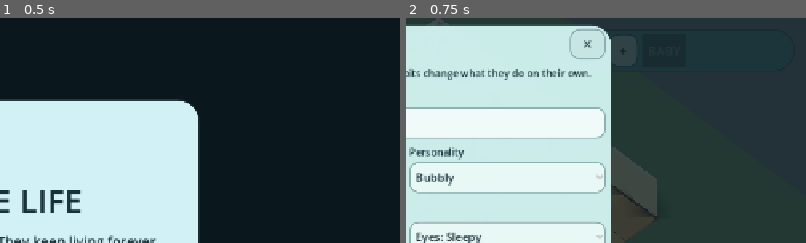
Above: before the commit, frames 1-2 (left to right).
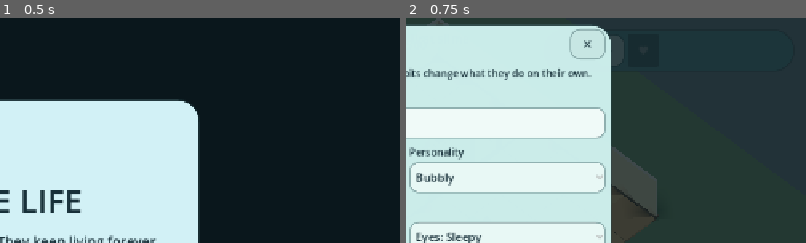
Above: after the commit, the same moments.

Repository: wisteria477/Slime-game
Game: Godot game, scene res://scenes/Main.tscn
Two runs of this game, one before a commit and one after it. Both use one fixed random seed, a clock stepped at 60 frames per second and the inputs below.
Inputs:
- Up to frame 1 (0.5 s): no input
- Up to frame 2 (0.75 s): click "START HOUSE" at 0.5 s
The pictures show only the part of the screen within x 50-100%, y 0-50%; the shares and areas given below are measured in that part.

Frame 1 is identical in both runs. In frame 2, 0.3% of the frame differs, in the area x 51-58%, y 8-22%.

Commit message:
Add contextual interactions action queue urgent needs portraits and live controls

Diff:
--- a/scripts/main.gd
+++ b/scripts/main.gd
@@ -33,6 +33,13 @@
 var needs_profile: Label
 var needs_toggle_button: Button
 var needs_expanded := false
+var urgent_label: Label
+var action_progress_bar: ProgressBar
+var action_queue_row: HBoxContainer
+var last_action_signature := ""
+var context_panel: PanelContainer
+var context_title: Label
+var context_box: VBoxContainer
 var build_button: Button
 var baby_button: Button
 var build_tray: PanelContainer
@@ -138,6 +145,7 @@
     _refresh_needs_values()
     _refresh_money()
     _refresh_life_panel()
+    _refresh_action_strip()
     _tick_status(delta)
 
 func _notification(what: int) -> void:
@@ -255,6 +263,7 @@
             elif price > 0:
                 household.earn(price)
         return
+    _hide_context()
     if _select_slime_from_screen(screen_pos):
         return
     var selected := household.selected_slime()
@@ -262,6 +271,10 @@
         var world = camera_rig.screen_to_ground(screen_pos)
         if world != null:
             var cell := build_system.world_to_cell(world)
+            var item := build_system.furniture_at_cell(cell)
+            if not item.is_empty():
+                _show_object_context(item, screen_pos)
+                return
             if build_system.is_walkable(cell):
                 selected.command_move(cell)
                 _status("%s is going there" % selected.display_name)
@@ -280,9 +293,14 @@
         return false
     var collider = hit.get("collider")
     if collider is SlimeAgent:
-        household.select_slime(collider.slime_id)
-        camera_rig.focus_on(collider.global_position)
-        _status(collider.display_name)
+        var tapped := collider as SlimeAgent
+        var selected := household.selected_slime()
+        if selected != null and tapped != selected:
+            _show_slime_context(tapped, screen_pos)
+        else:
+            household.select_slime(tapped.slime_id)
+            camera_rig.focus_on(tapped.global_position)
+            _show_slime_context(tapped, screen_pos)
         return true
     return false
 
@@ -330,15 +348,15 @@
     day_button.custom_minimum_size = Vector2(230, 68) if portrait else Vector2(210, 62)
     day_button.position = Vector2(18, 18)
 
-    family_panel.offset_left = -520 if portrait else -500
+    family_panel.offset_left = -360 if portrait else -390
     family_panel.offset_right = -18
     family_panel.offset_top = 18
-    family_panel.offset_bottom = 88 if portrait else 88
+    family_panel.offset_bottom = 82 if portrait else 84
 
     money_label.offset_left = -250 if portrait else -220
     money_label.offset_right = 250 if portrait else 220
-    money_label.offset_top = 96 if portrait else 24
-    money_label.offset_bottom = 136 if portrait else 64
+    money_label.offset_top = 88 if portrait else 24
+    money_label.offset_bottom = 126 if portrait else 64
     money_label.add_theme_font_size_override("font_size", 18 if portrait else 20)
 
     needs_panel.offset_left = 24 if portrait else 180
@@ -486,6 +504,35 @@
     needs_profile.add_theme_font_size_override("font_size", 15)
     needs_profile.add_theme_color_override("font_color", Color("24474c"))
     needs_box.add_child(needs_profile)
+
+    urgent_label = Label.new()
+    urgent_label.horizontal_alignment = HORIZONTAL_ALIGNMENT_CENTER
+    urgent_label.add_theme_font_size_override("font_size", 15)
+    urgent_label.add_theme_color_override("font_color", Color("7a2c35"))
+    urgent_label.visible = false
+    needs_box.add_child(urgent_label)
+
+    action_progress_bar = ProgressBar.new()
+    action_progress_bar.min_value = 0
+    action_progress_bar.max_value = 100
+    action_progress_bar.show_percentage = false
+    action_progress_bar.custom_minimum_size = Vector2(0, 8)
+    needs_box.add_child(action_progress_bar)
+
+    action_queue_row = HBoxContainer.new()
+    action_queue_row.alignment = BoxContainer.ALIGNMENT_CENTER
+    action_queue_row.add_theme_constant_override("separation", 5)
+    needs_box.add_child(action_queue_row)
+
+    var speed_row := HBoxContainer.new()
+    speed_row.alignment = BoxContainer.ALIGNMENT_CENTER
+    speed_row.add_theme_constant_override("separation", 5)
+    needs_box.add_child(speed_row)
+    for speed_data in [["Ⅱ", 0.0], ["▶", 1.0], ["▶▶", 2.0], ["▶▶▶", 3.0]]:
+        var speed_button := _button(String(speed_data[0]), _set_speed.bind(float(speed_data[1])), Vector2(72, 38))
+        speed_button.add_theme_font_size_override("font_size", 15)
+        speed_row.add_child(speed_button)
+
     needs_row = GridContainer.new()
     needs_row.columns = 4
     needs_row.visible = false
@@ -544,6 +591,21 @@
     status_label.add_theme_font_size_override("font_size", 20)
     status_label.mouse_filter = Control.MOUSE_FILTER_IGNORE
     root_ui.add_child(status_label)
+
+    context_panel = PanelContainer.new()
+    context_panel.custom_minimum_size = Vector2(250, 0)
+    context_panel.add_theme_stylebox_override("panel", _panel_style(Color(0.88, 0.96, 0.94, 0.985), 24))
+    context_panel.mouse_filter = Control.MOUSE_FILTER_STOP
+    context_panel.visible = false
+    root_ui.add_child(context_panel)
+    context_box = VBoxContainer.new()
+    context_box.add_theme_constant_override("separation", 5)
+    context_panel.add_child(context_box)
+    context_title = _label("Interact")
+    context_title.horizontal_alignment = HORIZONTAL_ALIGNMENT_CENTER
+    context_title.add_theme_font_size_override("font_size", 20)
+    context_box.add_child(context_title)
+
     _refresh_family()
     _refresh_needs_panel()
 
@@ -1433,10 +1495,16 @@
         sim_speed = 0.0
     _status("Paused" if sim_speed == 0.0 else "%dx speed" % int(sim_speed))
 
+func _set_speed(value: float) -> void:
+    sim_speed = value
+    _status("Paused" if sim_speed == 0.0 else "%dx speed" % int(sim_speed))
+
 func _refresh_money() -> void:
     if money_label == null:
         return
-    money_label.text = "◉ %d   ·   Bills %d   ·   %s" % [household.funds, household.bills_due, household.current_lot]
+    money_label.text = "◉ %d" % household.funds
+    if household.bills_due > 0:
+        money_label.text += "   •   Bills %d" % household.bills_due
 
 func _refresh_clock() -> void:
     if day_button == null:
@@ -1460,18 +1528,29 @@
         return
     for child in family_row.get_children():
         child.queue_free()
-    var title := _label("MY SLIMES")
-    title.custom_minimum_size = Vector2(88, 44)
+    var title := _label("FAMILY")
+    title.custom_minimum_size = Vector2(66, 44)
     title.vertical_alignment = VERTICAL_ALIGNMENT_CENTER
+    title.add_theme_font_size_override("font_size", 14)
     family_row.add_child(title)
     for slime in household.slimes:
         var id_value := slime.slime_id
-        var prefix := "• " if slime.age_stage == "baby" else ""
-        var button := _button(prefix + slime.display_name, _select_and_focus.bind(id_value), Vector2(76, 44))
-        button.modulate = slime.slime_color.lightened(0.22)
+        var selected := id_value == household.selected_id
+        var symbol := "◉" if selected else "●"
+        if slime.age_stage == "baby":
+            symbol = "◌" if not selected else "◎"
+        var button := _button(symbol, _select_and_focus.bind(id_value), Vector2(50, 44))
+        button.tooltip_text = slime.display_name
+        button.add_theme_font_size_override("font_size", 27)
+        button.add_theme_color_override("font_color", slime.slime_color.lightened(0.08))
+        if selected:
+            button.add_theme_stylebox_override("normal", _panel_style(Color(0.92, 0.98, 0.95, 1.0), 18))
         family_row.add_child(button)
-    family_row.add_child(_button("+", _open_creator, Vector2(48, 44)))
-    baby_button = _button("BABY", _open_baby, Vector2(70, 44))
+    var add_button := _button("+", _open_creator, Vector2(48, 44))
+    add_button.tooltip_text = "Add slime"
+    family_row.add_child(add_button)
+    baby_button = _button("♥", _open_baby, Vector2(48, 44))
+    baby_button.tooltip_text = "Have a baby slime"
     baby_button.disabled = household.adult_slimes().size() < 2
     family_row.add_child(baby_button)
 
@@ -1529,6 +1608,167 @@
         var bar := needs_row.find_child("Need_%s" % key, true, false)
         if bar is ProgressBar:
             bar.value = float(slime.needs.get(key, 0.0))
+
+func _urgent_need_text(slime: SlimeAgent) -> String:
+    var labels := {
+        "hunger": "Hungry",
+        "energy": "Exhausted",
+        "hygiene": "Needs a bath",
+        "fun": "Needs fun",
+        "social": "Lonely",
+        "comfort": "Uncomfortable",
+        "bladder": "Needs bathroom",
+    }
+    var urgent: Array[String] = []
+    for key in NEEDS:
+        var value := float(slime.needs.get(key, 100.0))
+        if value <= 22.0:
+            urgent.append(String(labels.get(key, key.capitalize())))
+    return " • ".join(urgent)
+
+func _refresh_action_strip() -> void:
+    if action_queue_row == null or action_progress_bar == null:
+        return
+    var slime := household.selected_slime()
+    if slime == null:
+        return
+
+    var urgent := _urgent_need_text(slime)
+    urgent_label.visible = not urgent.is_empty()
+    urgent_label.text = "⚠ " + urgent if not urgent.is_empty() else ""
+
+    action_progress_bar.value = slime.action_progress() * 100.0
+    action_progress_bar.visible = not slime.action_kind.is_empty()
+
+    var queue := slime.player_queue_text()
+    var signature := "%s|%s|%s|%s" % [slime.action_kind, JSON.stringify(queue), slime.emotion, urgent]
+    if signature == last_action_signature:
+        return
+    last_action_signature = signature
+    for child in action_queue_row.get_children():
+        child.queue_free()
+
+    if not slime.action_kind.is_empty():
+        var current_button := _button("✕ " + slime._action_label(slime.action_kind), _cancel_selected_action, Vector2(150, 36))
+        current_button.add_theme_font_size_override("font_size", 13)
+        action_queue_row.add_child(current_button)
+    var queued_index := 0
+    for entry in slime.player_queue:
+        if queued_index >= 3:
+            break
+        var label := slime._action_label(String(entry.get("action", "")))
+        var queue_button := _button("%d %s" % [queued_index + 1, label], _remove_selected_queue.bind(queued_index), Vector2(128, 36))
+        queue_button.add_theme_font_size_override("font_size", 12)
+        action_queue_row.add_child(queue_button)
+        queued_index += 1
+
+func _cancel_selected_action() -> void:
+    var slime := household.selected_slime()
+    if slime:
+        slime.cancel_current_action(false)
+        last_action_signature = ""
+        _status("Cancelled current action")
+
+func _remove_selected_queue(index: int) -> void:
+    var slime := household.selected_slime()
+    if slime:
+        slime.remove_queued_action(index)
+        last_action_signature = ""
+        _status("Removed queued action")
+
+func _hide_context() -> void:
+    if context_panel:
+        context_panel.visible = false
+
+func _place_context(screen_pos: Vector2) -> void:
+    var viewport := get_viewport().get_visible_rect().size
+    var width := 270.0
+    var estimated_height := maxf(140.0, float(context_box.get_child_count()) * 48.0)
+    context_panel.position = Vector2(
+        clampf(screen_pos.x - width * 0.5, 12.0, maxf(12.0, viewport.x - width - 12.0)),
+        clampf(screen_pos.y - 35.0, 92.0, maxf(92.0, viewport.y - estimated_height - 24.0))
+    )
+
+func _clear_context_buttons() -> void:
+    if context_box == null:
+        return
+    for i in range(context_box.get_child_count() - 1, 0, -1):
+        context_box.get_child(i).queue_free()
+
+func _show_object_context(item: Dictionary, screen_pos: Vector2) -> void:
+    var selected := household.selected_slime()
+    if selected == null:
+        return
+    _clear_context_buttons()
+    var kind := String(item.get("type", "object"))
+    context_title.text = kind.capitalize()
+    var options := build_system.interaction_options_for_type(kind)
+    for option in options:
+        var label := String(option.get("label", "Use"))
+        var action := String(option.get("action", ""))
+        context_box.add_child(_button(label, _queue_object_interaction.bind(action, item), Vector2(230, 44)))
+    if options.is_empty():
+        context_box.add_child(_button("Go Here", _go_near_object.bind(item), Vector2(230, 44)))
+    context_panel.visible = true
+    _place_context(screen_pos)
+
+func _queue_object_interaction(action: String, item: Dictionary) -> void:
+    var slime := household.selected_slime()
+    if slime == null:
+        return
+    var target_cell := build_system.interaction_target_for_item(item, slime.current_cell())
+    var kind := String(item.get("type", ""))
+    if action == "hobby":
+        match kind:
+            "workbench":
+                slime.favorite_hobby = "Tinkering"
+            "bookshelf":
+                slime.favorite_hobby = "Reading"
+            "desk":
+                slime.favorite_hobby = "Creative Project"
+            "toy":
+                slime.favorite_hobby = "Toy Design"
+    slime.queue_interaction(action, String(item.get("id", "")), target_cell)
+    _hide_context()
+    last_action_signature = ""
+    _status("Queued: %s" % slime._action_label(action))
+
+func _go_near_object(item: Dictionary) -> void:
+    var slime := household.selected_slime()
+    if slime:
+        slime.command_move(build_system.interaction_target_for_item(item, slime.current_cell()))
+    _hide_context()
+
+func _show_slime_context(target: SlimeAgent, screen_pos: Vector2) -> void:
+    _clear_context_buttons()
+    context_title.text = "%s • %s" % [target.display_name, target.emotion]
+    var selected := household.selected_slime()
+    if target in household.slimes and target != selected:
+        context_box.add_child(_button("Control %s" % target.display_name, _context_select_slime.bind(target.slime_id), Vector2(230, 44)))
+    if selected != null and target != selected:
+        for interaction in ["Chat", "Joke", "Compliment", "Hug", "Flirt", "Argue"]:
+            context_box.add_child(_button(interaction, _queue_social_interaction.bind(target.slime_id, interaction), Vector2(230, 42)))
+    elif selected == target:
+        context_box.add_child(_button("Open Profile", _open_life_panel, Vector2(230, 44)))
+        if not selected.action_kind.is_empty():
+            context_box.add_child(_button("Cancel Current Action", _cancel_selected_action, Vector2(230, 44)))
+    context_panel.visible = true
+    _place_context(screen_pos)
+
+func _context_select_slime(id_value: String) -> void:
+    _select_and_focus(id_value)
+    _hide_context()
+
+func _queue_social_interaction(target_id: String, interaction: String) -> void:
+    var selected := household.selected_slime()
+    var target := household.get_any_slime(target_id)
+    if selected == null or target == null:
+        return
+    household.social_interact(selected.slime_id, target_id, interaction)
+    selected.queue_interaction("social", "", target.current_cell(), target_id)
+    _hide_context()
+    last_action_signature = ""
+    _status("%s queued with %s" % [interaction, target.display_name])
 
 func save_game(show_message := true) -> void:
     if build_system == null or household == null:
